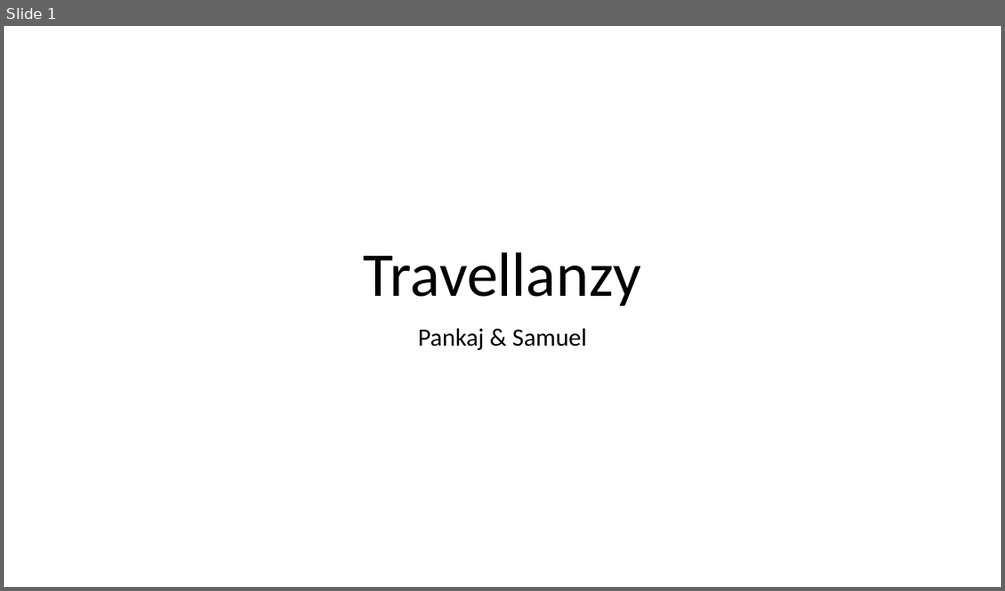
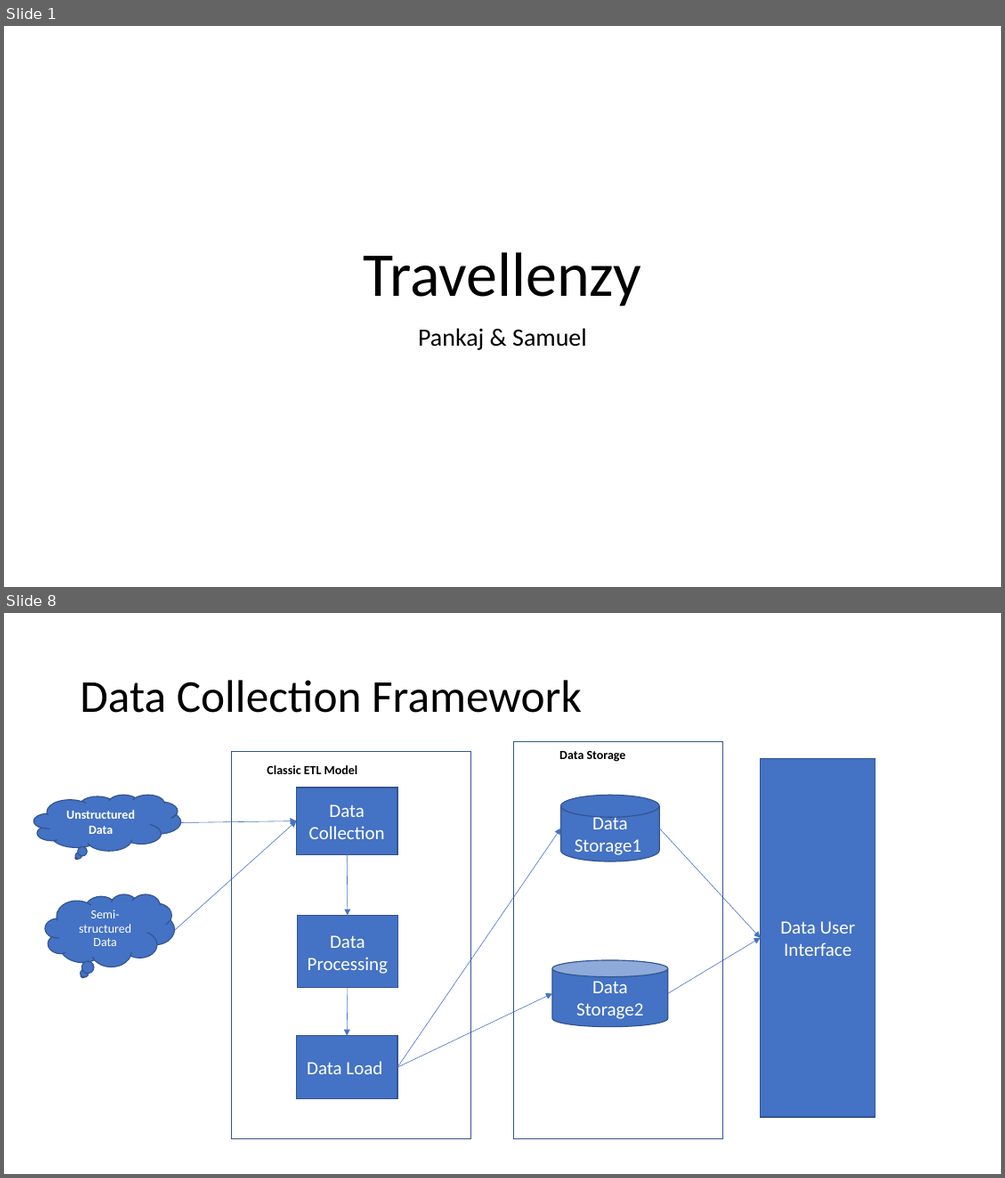
Before and after one commit to pankajti/travelenzy, a slide deck: presentation/travelenzy.pptx. Shown one above the other, each under a label of ours: slide 1 before the commit, slides 1 and 8 after it; the slides between them are not shown. The pictures are 1005x591 and 1005x1178 pixels, drawn with LibreOffice and Linux fonts; fonts in the diff are those of the drawing. Boxes give left, top, right and bottom in pixels: in the first picture for what was removed or moved away, otherwise in the second. Text is boxed around its words. In the diff, an @@ line names an element or a change of style, - is before the commit and + after.

```diff
--- a/presentation/travelenzy.pptx
+++ b/presentation/travelenzy.pptx
@@ slide 8 added at [4, 613, 1001, 1174], background #FFFFFF @@
@@ title added at [80, 680, 582, 713], 44 pt, text #000000 @@
+Data Collection Framework
@@ rectangle added at [513, 742, 722, 1139], outline #325491 1 pt @@
@@ rectangle added at [231, 751, 470, 1139], outline #325491 1 pt @@
@@ text added at [267, 765, 358, 774], 12 pt, text #000000, bold @@
+Classic ETL Model
@@ text added at [559, 751, 626, 762], 12 pt, text #000000, bold @@
+Data Storage
@@ rectangle added at [760, 759, 875, 1117], fill #4472C4, outline #325491 1 pt, 18 pt, text #FFFFFF @@
+Data User Interface
@@ thought cloud added at [34, 795, 181, 851], fill #4472C4, outline #325491 1 pt, 12 pt, text #FFFFFF, bold @@
+Unstructured Data
@@ rectangle added at [297, 787, 397, 854], fill #4472C4, outline #325491 1 pt, 18 pt, text #FFFFFF @@
+Data Collection
@@ cylinder added at [561, 795, 660, 861], fill #4472C4, outline #325491 1 pt, 18 pt, text #FFFFFF @@
+Data Storage1
@@ arrow added from (175, 930) to (297, 821), #4472C4 0.5 pt @@
@@ arrow added from (180, 822) to (297, 821), #4472C4 0.5 pt @@
@@ arrow added from (397, 1067) to (561, 828), #4472C4 0.5 pt @@
@@ arrow added from (659, 828) to (760, 938), #4472C4 0.5 pt @@
@@ arrow added from (348, 854) to (348, 915), #4472C4 0.5 pt @@
@@ text added at [45, 894, 175, 966], fill #4472C4, outline #325491 1 pt, 12 pt, text #FFFFFF @@
+Semi-structured Data
@@ rectangle added at [297, 915, 398, 988], fill #4472C4, outline #325491 1 pt, 18 pt, text #FFFFFF @@
+Data Processing
@@ arrow added from (668, 994) to (760, 938), #4472C4 0.5 pt @@
@@ cylinder added at [552, 960, 668, 1027], fill #4472C4, outline #325491 1 pt, 18 pt, text #FFFFFF @@
+Data Storage2
@@ arrow added from (348, 988) to (348, 1036), #4472C4 0.5 pt @@
@@ arrow added from (397, 1067) to (552, 994), #4472C4 0.5 pt @@
@@ rectangle added at [297, 1036, 397, 1099], fill #4472C4, outline #325491 1 pt, 18 pt, text #FFFFFF @@
+Data Load
@@ slide 1 changed as well @@
@@ title at [363, 252, 641, 306]: text changed @@
-Travellanzy
+Travellenzy
```
Also in this commit, not shown: 8 other slides changed, 7 other slides added, 3 slides removed, 8 other files.
